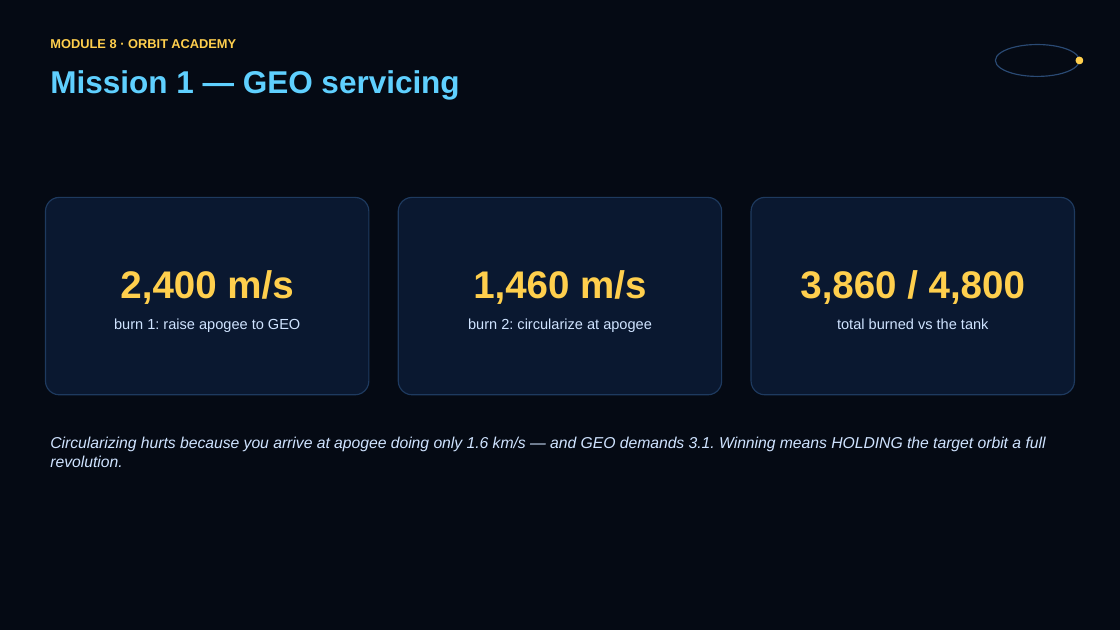
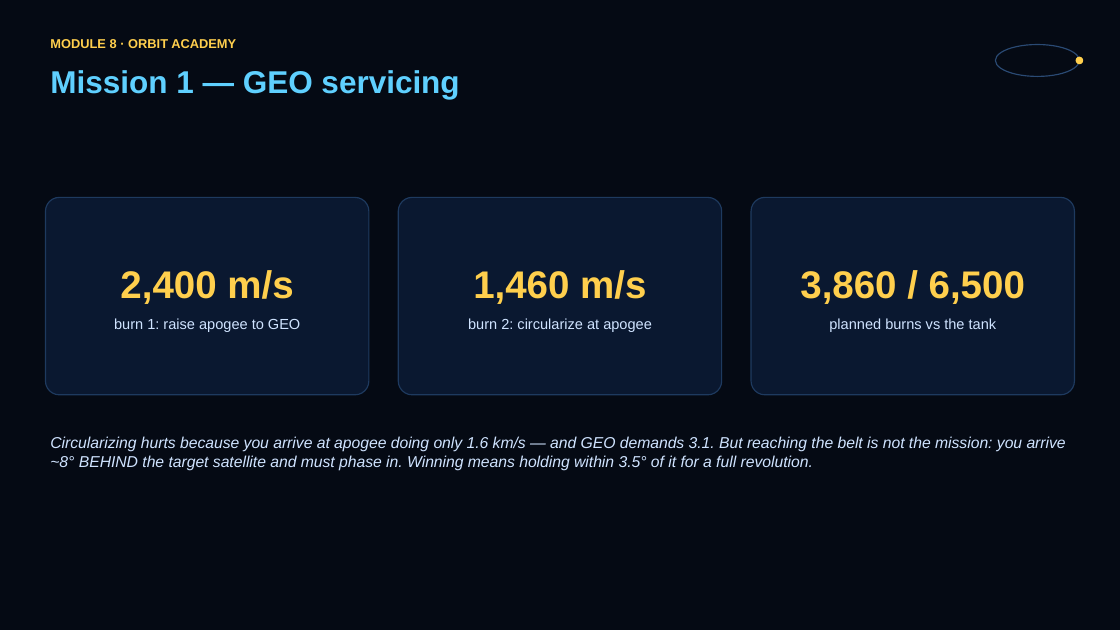
Before and after one commit to JASONSS26/orbit-academy, a slide deck: slide 4 of slides/module8.pptx (slide 3 before the commit). Drawn at 1120x630 pixels with LibreOffice and Linux fonts; fonts in the diff are those of the drawing. Boxes give left, top, right and bottom in pixels: in the first picture for what was removed or moved away, otherwise in the second. Text is boxed around its words. In the diff, an @@ line names an element or a change of style, - is before the commit and + after.

```diff
--- a/slides/module8.pptx
+++ b/slides/module8.pptx
@@ text at [800,271,1025,332]: text changed @@
-3,860 / 4,800
-total burned vs the tank
+3,860 / 6,500
+planned burns vs the tank
@@ text at [50,436,1066,471]: text changed @@
-Circularizing hurts because you arrive at apogee doing only 1.6 km/s — and GEO demands 3.1. Winning means HOLDING the target orbit a full revolution.
+Circularizing hurts because you arrive at apogee doing only 1.6 km/s — and GEO demands 3.1. But reaching the belt is not the mission: you arrive ~8° BEHIND the target satellite and must phase in. Winning means holding within 3.5° of it for a full revolution.
```
Also in this commit, not shown: 6 other slides changed, 4 slides added, 9 other files.
